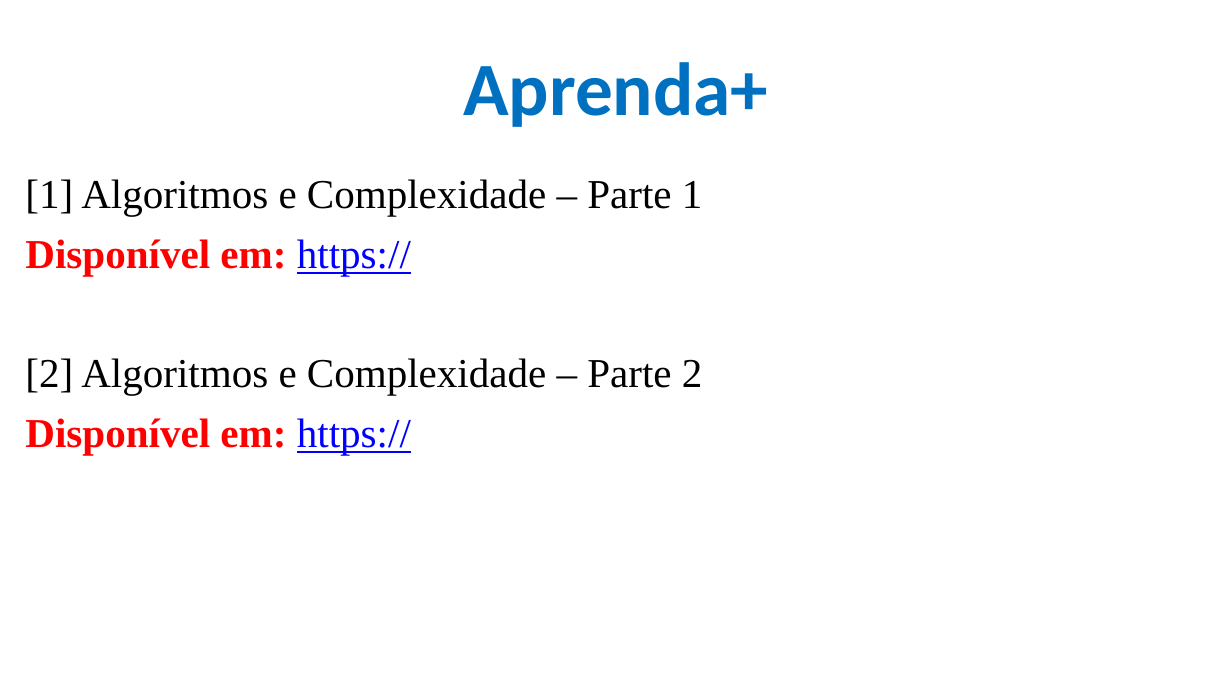
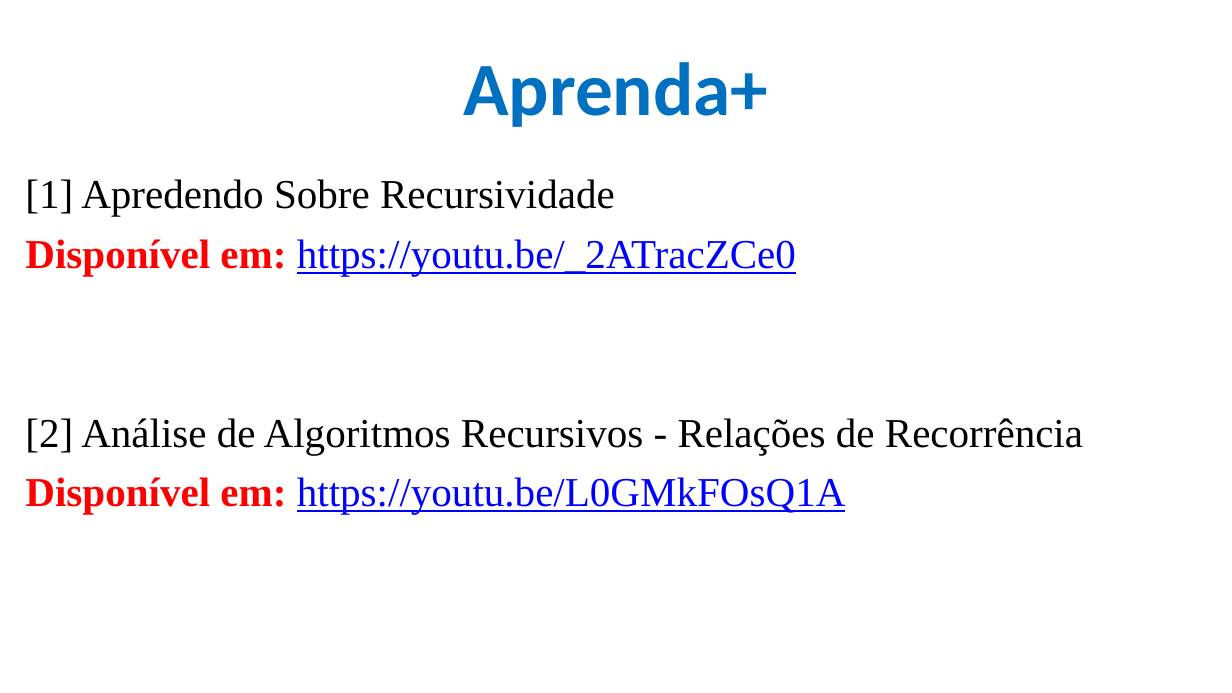
Before and after one commit to CloudEducationBrazil/WydenAlgoritmosEComplexidade, a slide deck: slide 20 of 01 Classes/Aula 03 - Algoritmos e Complexidade - Recursividade.pptx (slide 5 before the commit). Drawn at 1232x693 pixels with LibreOffice and Linux fonts; fonts in the diff are those of the drawing; background and template pictures are left out. Boxes give left, top, right and bottom in pixels: in the first picture for what was removed or moved away, otherwise in the second. Text is boxed around its words. In the diff, an @@ line names an element or a change of style, - is before the commit and + after.

Commit message:
Aulas Algorit e Complex 25Ago2025 ...

```diff
--- a/01 Classes/Aula 03 - Algoritmos e Complexidade - Recursividade.pptx
+++ b/01 Classes/Aula 03 - Algoritmos e Complexidade - Recursividade.pptx
@@ text at (x1=25, y1=179, x2=1083, y2=514): text changed @@
-[1] Algoritmos e Complexidade – Parte 1
-Disponível em: https://
-[2] Algoritmos e Complexidade – Parte 2
-Disponível em: https://
+[1] Apredendo Sobre Recursividade
+Disponível em: https://youtu.be/_2ATracZCe0
+[2] Análise de Algoritmos Recursivos - Relações de Recorrência
+Disponível em: https://youtu.be/L0GMkFOsQ1A
```
Also in this commit, not shown: 5 other slides changed, 15 slides added, 14 other files.
